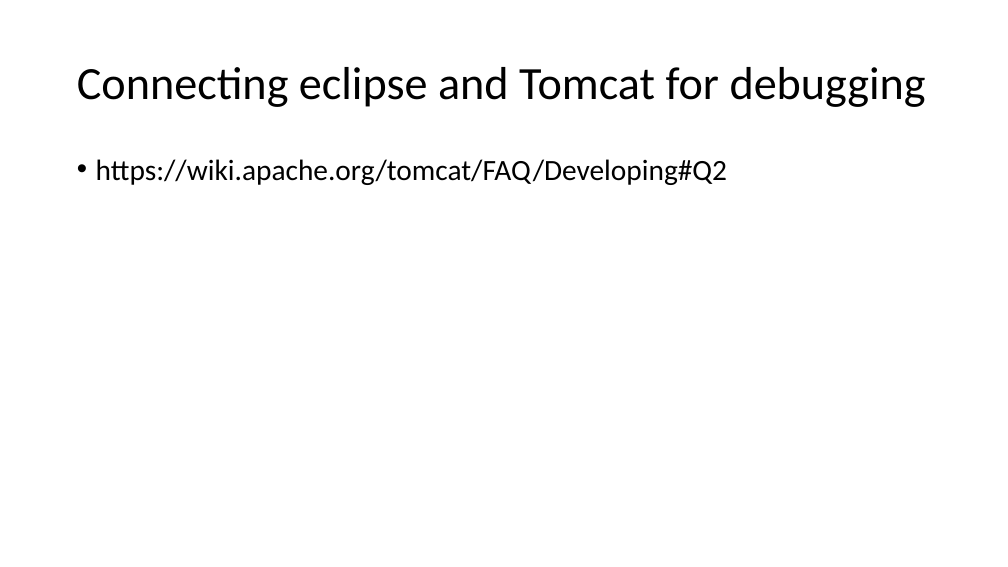
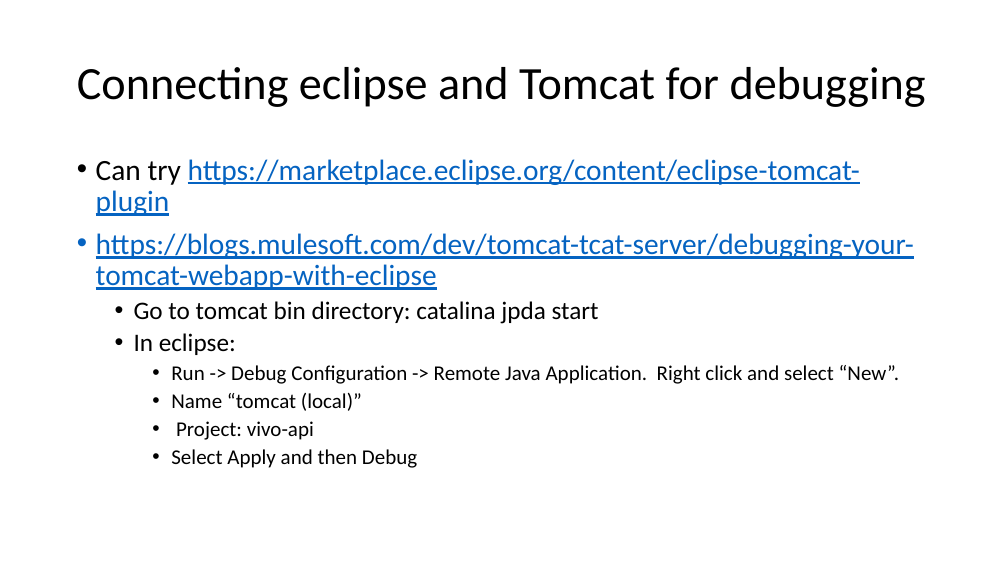
Before and after one commit to j2blake/2018_dev_Workshop, a slide deck: slide 3 of slides/Debugging_Huda.pptx. Drawn at 1008x567 pixels with LibreOffice and Linux fonts; fonts in the diff are those of the drawing. Boxes give left, top, right and bottom in pixels: in the first picture for what was removed or moved away, otherwise in the second. Text is boxed around its words. In the diff, an @@ line names an element or a change of style, - is before the commit and + after.

Commit message:
adding eclipse and tomcat directions

```diff
--- a/slides/Debugging_Huda.pptx
+++ b/slides/Debugging_Huda.pptx
@@ text at box(96, 159, 914, 468): text changed @@
-• https://wiki.apache.org/tomcat/FAQ/Developing#Q2
+• Can try https://marketplace.eclipse.org/content/eclipse-tomcat-plugin
+• https://blogs.mulesoft.com/dev/tomcat-tcat-server/debugging-your-tomcat-webapp-with-eclipse
+  • Go to tomcat bin directory: catalina jpda start
+  • In eclipse:
+    • Run -> Debug Configuration -> Remote Java Application. Right click and select “New”.
+    • Name “tomcat (local)”
+    • Project: vivo-api
+    • Select Apply and then Debug
```
